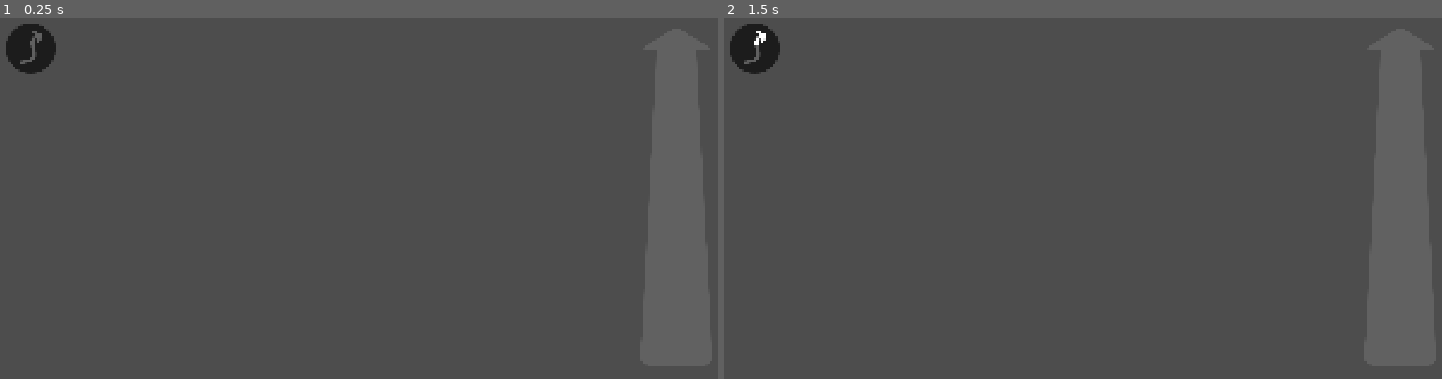
Above: before the commit, frames 1-2 (left to right).
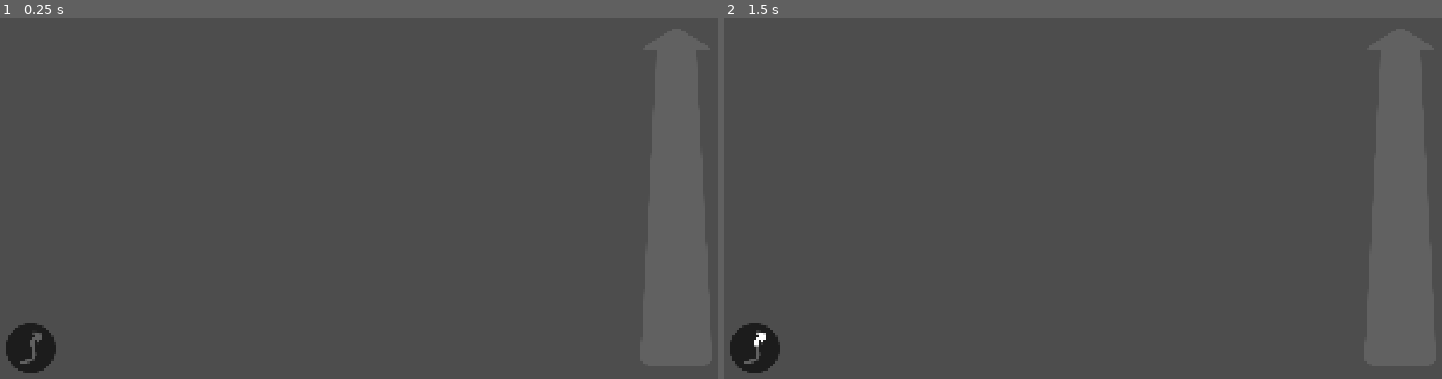
Above: after the commit, the same moments.

Repository: CantanTam/blecaco_phone
Game: Godot game, scene res://scenes/modes/plane_mode.tscn
Two runs of this game, one before a commit and one after it. Both use one fixed random seed, a clock stepped at 60 frames per second and the inputs below. This scene is started directly instead of the project's main scene.
Inputs (mouse positions are in pixels of both pictures, inside the frame that each line leads up to; where the layout moved, square brackets give the same spot in the first picture):
- Up to frame 1 (0.25 s): no input
- Up to frame 2 (1.5 s): click (752, 350) [752, 46] at 0.5 s; tap Enter at 1.25, 1.35 s; move the mouse to (1291, 140) at 1.27 s; hold Up from 1.28 s (still down); click (1291, 140) at 1.42 s

The runs differ from the first frame. In frame 1, 1.4% of the frame differs, in the area x 0-8%, y 1-99%; in frame 2, 1.4%.

Commit message:
修复 re-link 跳变：LinkButton 变回 link 时重置 car_mode_initialized，让 Blender 用当前相机姿态重新初始化

Diff:
--- a/resources/ModeSet.svg
+++ b/resources/ModeSet.svg
@@ -26,18 +26,34 @@
      inkscape:pagecheckerboard="true"
      inkscape:deskcolor="#adadad"
      inkscape:document-units="mm"
-     inkscape:zoom="0.9944"
-     inkscape:cx="114.642"
-     inkscape:cy="193.58407"
-     inkscape:window-width="1280"
+     inkscape:zoom="5.6251759"
+     inkscape:cx="41.687586"
+     inkscape:cy="77.775346"
+     inkscape:window-width="2560"
      inkscape:window-height="1354"
-     inkscape:window-x="1280"
+     inkscape:window-x="0"
      inkscape:window-y="0"
-     inkscape:window-maximized="0"
+     inkscape:window-maximized="1"
      inkscape:current-layer="svg1"
      showgrid="false"
      inkscape:export-bgcolor="#9f9f9fff" /><defs
      id="defs1"><inkscape:path-effect
+       effect="fillet_chamfer"
+       id="path-effect1"
+       is_visible="true"
+       lpeversion="1"
+       nodesatellites_param="F,0,0,1,0,1.2015264,0,1 @ F,0,0,1,0,1.2015264,0,1 @ F,0,0,1,0,1.2015264,0,1 @ F,0,0,1,0,1.2015264,0,1 | F,0,0,1,0,0.54636636,0,1 @ F,0,0,1,0,0.54636636,0,1 @ F,0,0,1,0,0,0,1 @ F,0,0,1,0,0,0,1 | F,0,0,1,0,0,0,1 @ F,0,0,1,0,0,0,1 @ F,0,0,1,0,0.54636636,0,1 @ F,0,0,1,0,0.54636636,0,1 | F,0,1,1,0,0.45115255,0,1 @ F,0,0,1,0,0.45115255,0,1 @ F,0,0,1,0,0,0,1 @ F,0,0,1,0,0,0,1 | F,0,0,1,0,0,0,1 @ F,0,0,1,0,0,0,1 @ F,0,1,1,0,0.45115255,0,1 @ F,0,1,1,0,0.45115255,0,1"
+       radius="0"
+       unit="px"
+       method="auto"
+       mode="F"
+       chamfer_steps="1"
+       flexible="false"
+       use_knot_distance="true"
+       apply_no_radius="true"
+       apply_with_radius="true"
+       only_selected="false"
+       hide_knots="false" /><inkscape:path-effect
        effect="fillet_chamfer"
        id="path-effect17"
        is_visible="true"
@@ -71,6 +87,8 @@
        only_selected="false"
        hide_knots="false" /></defs><path
      id="rect4"
-     style="fill:#000000;stroke:none;stroke-width:2.64171;stroke-linecap:round;stroke-linejoin:round;stroke-dasharray:none;paint-order:markers fill stroke;fill-opacity:1"
-     d="M 15.24717,9.356144 V 30.331355 H 24.4403 V 9.356144 Z m -5.35402,3.565742 v 13.843726 h 4.22898 V 12.921886 Z m 15.67273,0 v 13.843726 h 4.22844 V 12.921886 Z M 6.83366,15.77399 v 8.139518 H 8.7676 V 15.77399 Z m 24.08623,0 v 8.139518 h 1.93394 V 15.77399 Z"
-     inkscape:label="ModeSet" /></svg>
+     style="fill:#000000;fill-opacity:1;stroke:none;stroke-width:2.64171;stroke-linecap:round;stroke-linejoin:round;stroke-dasharray:none;paint-order:markers fill stroke"
+     d="m 15.24717,10.55767 0,18.572159 a 1.2015264,1.2015264 45 0 0 1.201526,1.201526 h 6.790078 A 1.2015264,1.2015264 135 0 0 24.4403,29.129829 V 10.55767 A 1.2015264,1.2015264 45 0 0 23.238774,9.356144 l -6.790078,0 A 1.2015264,1.2015264 135 0 0 15.24717,10.55767 Z m -5.35402,2.910582 v 12.750994 a 0.54636636,0.54636636 45 0 0 0.546366,0.546366 l 3.682614,0 V 12.921886 H 10.439516 A 0.54636636,0.54636636 135 0 0 9.89315,13.468252 Z m 15.67273,-0.546366 v 13.843726 h 3.682074 A 0.54636636,0.54636636 135 0 0 29.79432,26.219246 V 13.468252 A 0.54636636,0.54636636 45 0 0 29.247954,12.921886 Z M 6.83366,16.225143 v 7.237212 a 0.45115255,0.45115255 45 0 0 0.4511525,0.451153 H 8.7676 V 15.77399 H 7.2848125 A 0.45115255,0.45115255 135 0 0 6.83366,16.225143 Z M 30.91989,15.77399 v 8.139518 h 1.482787 A 0.45115255,0.45115255 135 0 0 32.85383,23.462355 V 16.225143 A 0.45115255,0.45115255 45 0 0 32.402677,15.77399 Z"
+     inkscape:label="ModeSet"
+     inkscape:path-effect="#path-effect1"
+     inkscape:original-d="M 15.24717,9.356144 V 30.331355 H 24.4403 V 9.356144 Z m -5.35402,3.565742 v 13.843726 h 4.22898 V 12.921886 Z m 15.67273,0 v 13.843726 h 4.22844 V 12.921886 Z M 6.83366,15.77399 v 8.139518 H 8.7676 V 15.77399 Z m 24.08623,0 v 8.139518 h 1.93394 V 15.77399 Z" /></svg>
--- a/resources/RotateNotice.svg
+++ b/resources/RotateNotice.svg
@@ -36,7 +36,7 @@
   <g
      id="g5"
      inkscape:label="Phone"
-     transform="matrix(0,-1.4520778,1.4520778,0,11.073905,397.09829)">
+     transform="matrix(0,-1.1607663,1.1607663,0,48.975692,357.55702)">
     <path
        id="path1"
        style="baseline-shift:baseline;display:inline;overflow:visible;vector-effect:none;fill:#ffffff;stroke-linecap:round;stroke-linejoin:round;paint-order:markers fill stroke;enable-background:accumulate;stop-color:#000000"
--- a/scenes/modes/plane_mode.tscn
+++ b/scenes/modes/plane_mode.tscn
@@ -102,10 +102,14 @@
 
 [node name="StableButton" type="Button" parent="." unique_id=639274219]
 layout_mode = 1
+anchors_preset = 2
+anchor_top = 1.0
+anchor_bottom = 1.0
 offset_left = 40.0
-offset_top = 200.0
+offset_top = -160.0
 offset_right = 160.0
-offset_bottom = 320.0
+offset_bottom = -40.0
+grow_vertical = 0
 theme_override_styles/normal = SubResource("StyleBoxFlat_qnk50")
 theme_override_styles/pressed = SubResource("StyleBoxFlat_sec1p")
 theme_override_styles/hover = SubResource("StyleBoxFlat_a6nh6")
--- a/scripts/modes/car_mode.gd
+++ b/scripts/modes/car_mode.gd
@@ -225,6 +225,25 @@
 	_update_set_ground_icon()
 
 
+## LinkButton 切换：pressed=true 表示 unlink（暂停），false 表示 link（恢复）
+## ⚠️ 重新 link 时把 car_mode_initialized 清零 ✗
+##    → 下一帧会重发 initialize
+##    → Blender 用【当前相机的旋转/位置】重新做基准 ✓
+##    → 不会再把手机上累积的转向数据强加到相机上 ✓
+func _on_link_toggled(pressed: bool) -> void:
+	if pressed:
+		# unlink：暂停发送
+		print("[CarMode] unlink")
+		return
+
+	# link：重新初始化（用 Blender 当前相机姿态做基准）
+	car_mode_initialized = false
+	initialize_retry_timer = 0.0
+	phone_calibrated = false
+
+	print("[CarMode] 重新 link → 将用 Blender 当前相机姿态重新初始化")
+
+
 ## 通知 Blender 开启/关闭地面标记
 ##   enabled = true  → Blender 沿相机局部 -Y 打射线，第一个命中的物体打上 is_ground
 ##   enabled = false → Blender 删掉已标记物体的 is_ground
@@ -341,6 +360,14 @@
 		steer_sensitivity_button.expand_icon = true
 
 	_update_steer_sensitivity_icon()
+
+	# LinkButton：re-link 时需要重新初始化（用 Blender 当前相机姿态做基准）
+	var link_btn := get_tree().root.find_child("LinkButton", true, false)
+
+	if link_btn != null and link_btn.has_signal("toggled"):
+		if not link_btn.toggled.is_connected(_on_link_toggled):
+			link_btn.toggled.connect(_on_link_toggled)
+		print("[CarMode] 已监听 LinkButton（re-link 会重新初始化）")
 
 	# SetGround：加载两个图标 + 接长按信号 + 初始显示状态
 	if ResourceLoader.exists(ICON_NO_GROUND):
